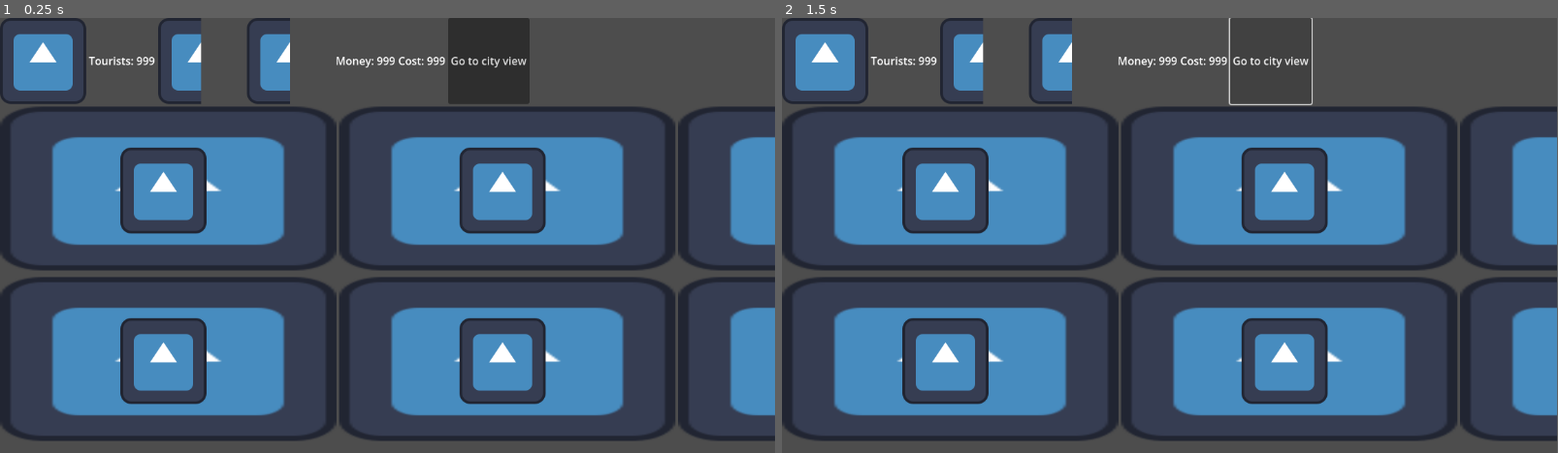
Above: before the commit, frames 1-2 (left to right).
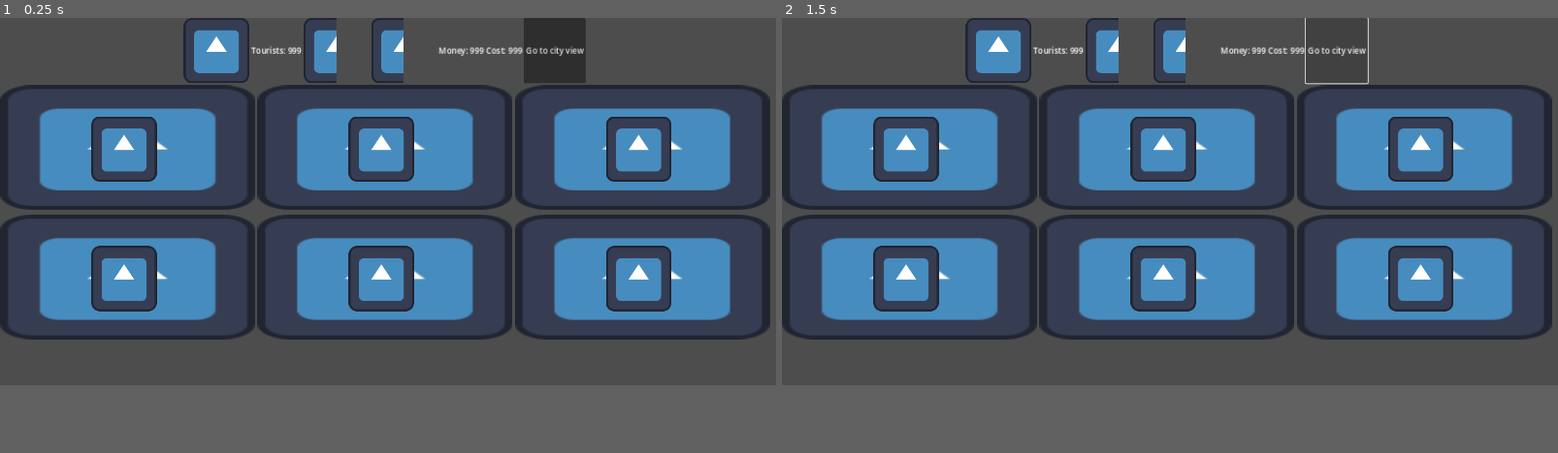
Above: after the commit, the same moments.

Repository: daniel-macias/energy-game
Game: Godot game, scene res://scenes/game.tscn
Two runs of this game, one before a commit and one after it. Both use one fixed random seed, a clock stepped at 60 frames per second and the inputs below. The engine's default icon, where the game draws it, is replaced by a stand-in: a white triangle on a blue panel in a dark square.
Inputs:
- Up to frame 1 (0.25 s): no input
- Up to frame 2 (1.5 s): click "Go to city view" at 0.5 s; click "Go to city view" at 1.25 s
In our replay, the window is 799x449 before the commit and 800x379 after it. These sizes can differ from the game's own. Grey fills any space a smaller window leaves; there, only what the larger window draws over its background counts as a difference.

The runs differ from the first frame. In frame 1, 55% of the frame differs, in the area x 0-100%, y 0-98%; in frame 2, 52%.

Commit message:
fixed aspect ratio and some anchors, seems to work fine at the moment

Diff:
--- a/project.godot
+++ b/project.godot
@@ -15,6 +15,13 @@
 config/features=PackedStringArray("4.2", "Mobile")
 config/icon="res://icon.svg"
 
+[display]
+
+window/size/viewport_width=1520
+window/size/viewport_height=720
+window/stretch/mode="canvas_items"
+window/stretch/aspect="expand"
+
 [rendering]
 
 renderer/rendering_method="mobile"
--- a/scenes/game.tscn
+++ b/scenes/game.tscn
@@ -11,11 +11,12 @@
 
 [node name="VBoxContainer" type="VBoxContainer" parent="."]
 layout_mode = 0
-offset_right = 40.0
-offset_bottom = 40.0
+offset_right = 1508.0
+offset_bottom = 636.0
 
 [node name="HBoxContainer" type="HBoxContainer" parent="VBoxContainer"]
 layout_mode = 2
+alignment = 1
 
 [node name="TextureRect" type="TextureRect" parent="VBoxContainer/HBoxContainer"]
 layout_mode = 2
@@ -46,6 +47,7 @@
 
 [node name="Button" type="Button" parent="VBoxContainer/HBoxContainer"]
 layout_mode = 2
+size_flags_horizontal = 8
 text = "Go to city view"
 
 [node name="GridContainer" type="GridContainer" parent="VBoxContainer"]
--- /dev/null
+++ b/scenes/main.tscn
@@ -0,0 +1,3 @@
+[gd_scene format=3 uid="uid://hed4wco3yctu"]
+
+[node name="Main" type="Node2D"]
